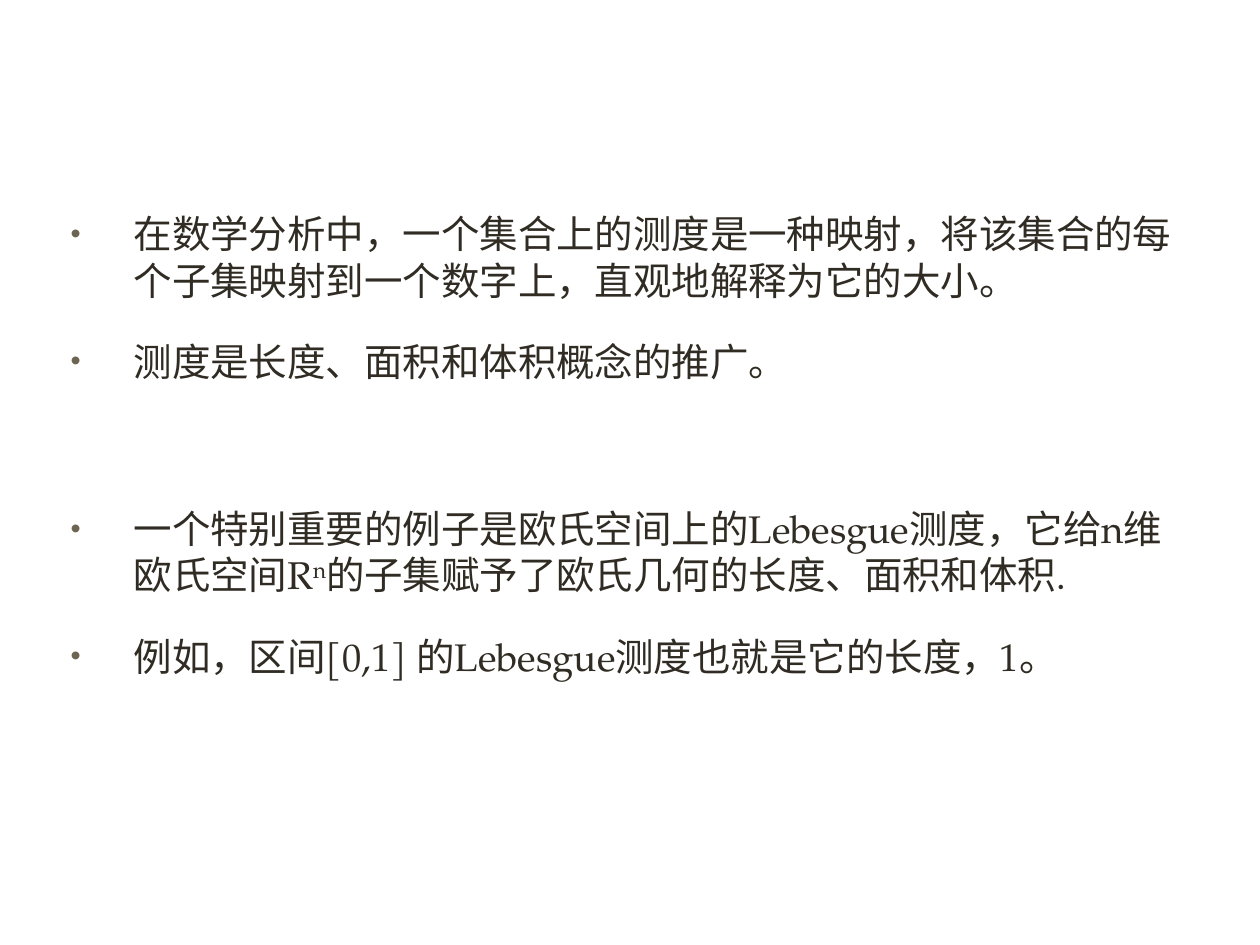
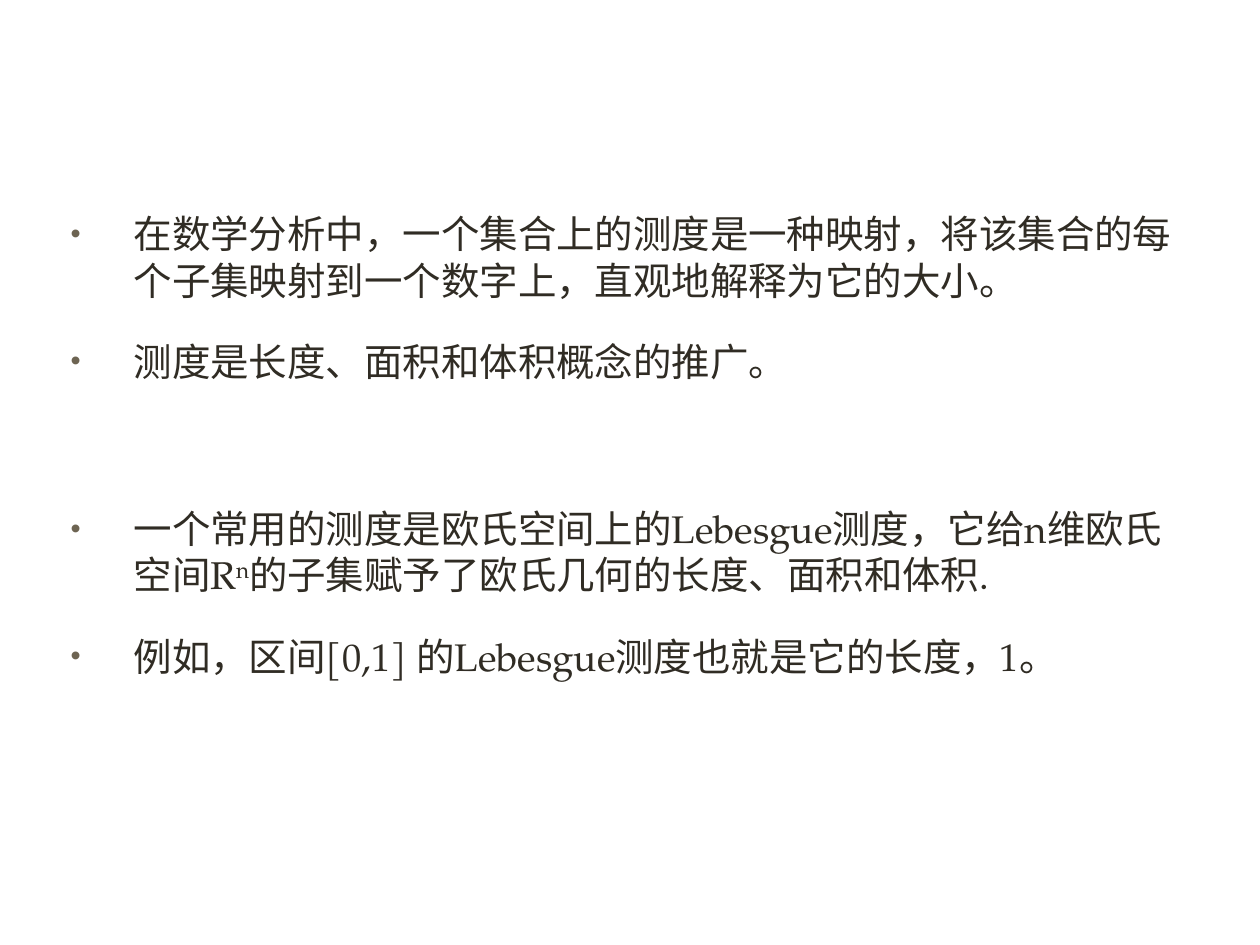
Before and after one commit to xuqinkun/Report, a slide deck: slide 4 of Deep Learning-3.12-3.14.pptx. Drawn at 1260x945 pixels with LibreOffice and Linux fonts; fonts in the diff are those of the drawing; background and template pictures are left out. Boxes give left, top, right and bottom in pixels: in the first picture for what was removed or moved away, otherwise in the second. Text is boxed around its words. In the diff, an @@ line names an element or a change of style, - is before the commit and + after.

Commit message:
aaa

```diff
--- a/Deep Learning-3.12-3.14.pptx
+++ b/Deep Learning-3.12-3.14.pptx
@@ text at [134, 510, 1163, 592]: text changed @@
-• 一个特别重要的例子是欧氏空间上的Lebesgue测度，它给n维欧氏空间Rn的子集赋予了欧氏几何的长度、面积和体积.
+• 一个常用的测度是欧氏空间上的Lebesgue测度，它给n维欧氏空间Rn的子集赋予了欧氏几何的长度、面积和体积.
```
